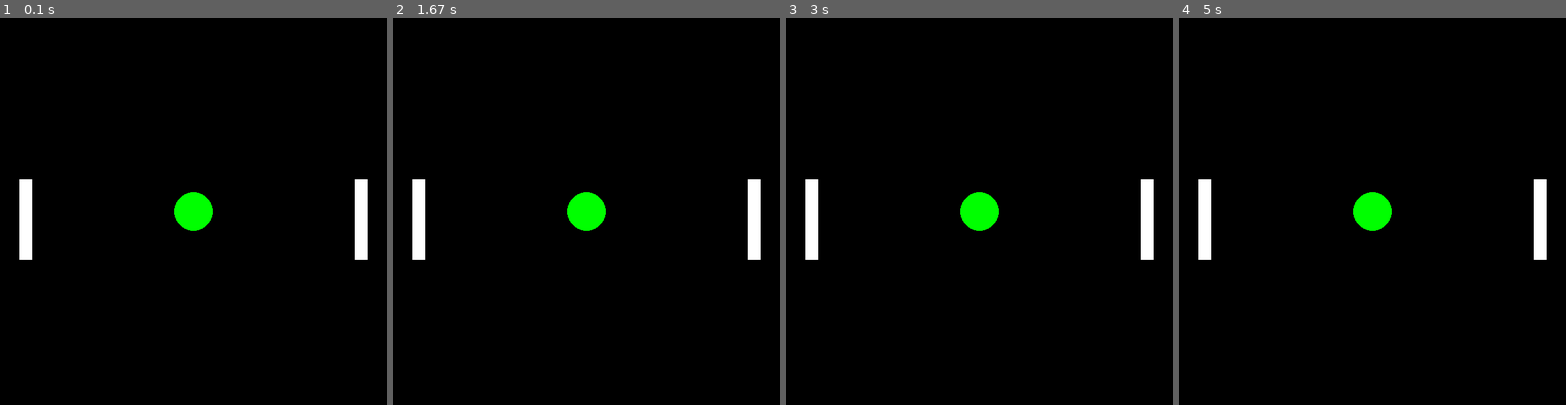
Above: before the commit, frames 1-4 (left to right).
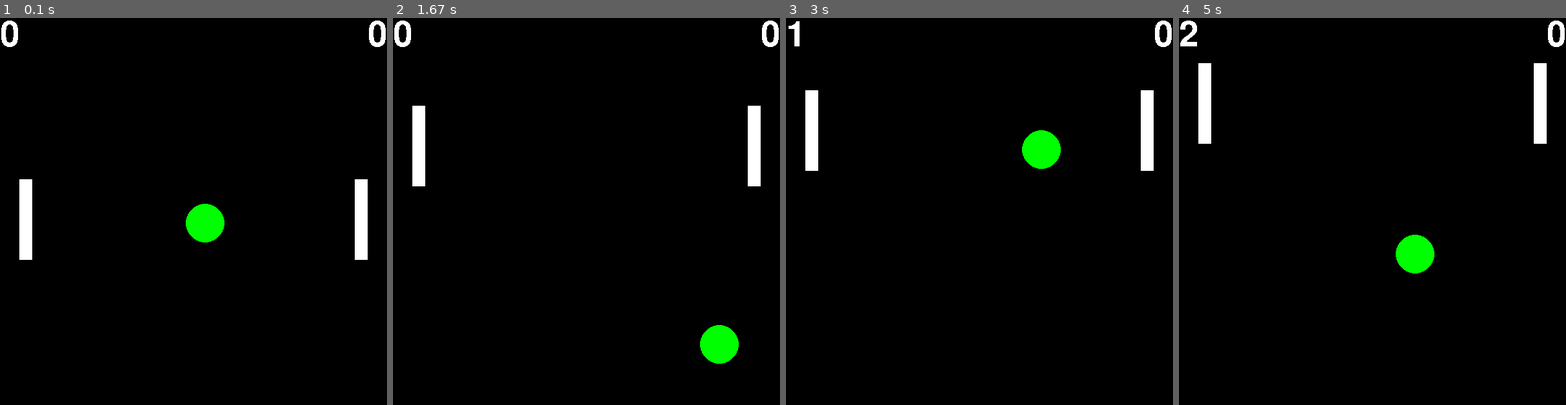
Above: after the commit, the same moments.

Repository: haydenpereira/youngwonks
Game: pygame game, started from OOPS/Pong_with_classes.py
The game is run twice, just before and just after one commit, with the same random seed, the same clock (stepped at 60 frames per second) and the same inputs.
Inputs:
- Up to frame 1 (0.1 s): no input
- Up to frame 2 (1.67 s): hold W 0.33-0.8 s; hold Up 0.33-0.8 s; hold Up 0.83-1.3 s; hold W 0.83-1.3 s; hold Down 1.33-1.63 s; hold S 1.33-1.63 s
- Up to frame 3 (3 s): hold Up 1.67-2.03 s; hold W 1.67-2.03 s; hold Down 2.07-2.43 s; hold S 2.07-2.43 s; hold Up 2.47-2.77 s; hold W 2.47-2.77 s; hold Down from 2.8 s (still down); hold S from 2.8 s (still down)
- Up to frame 4 (5 s): release Down at 3.1 s; release S at 3.1 s; hold Up 3.13-3.5 s; hold W 3.13-3.5 s; hold Down 3.53-3.9 s; hold S 3.53-3.9 s; hold Up 3.93-4.23 s; hold W 3.93-4.23 s; hold Down 4.27-4.57 s; hold S 4.27-4.57 s; hold Up 4.6-4.97 s; hold W 4.6-4.97 s

The runs differ from the first frame. In frame 1, 1.2% of the frame differs, in the area x 0-100%, y 0-58%; in frame 2, 4.4%; in frame 3, 4.6%; in frame 4, 4.7%, in the area x 0-100%, y 0-66%.

Commit message:
gfdh
dkfldaskjf

Diff:
--- /dev/null
+++ b/OOPS/Balloon_game.py
@@ -0,0 +1,28 @@
+import random
+import pygame
+from pygame.locals import *
+pygame.init()
+screen = pygame.display.set_mode((600,600))
+red = (255,0,0)
+green = (0,255,0)
+blue = (0,0,255)
+white = (255,255,255)
+class Balloon:
+    radius = 30
+    def __init__(self,x,y):
+        self.x = x
+        self.y = y
+        self.letter = chr(random.randint(97,122))
+    def draw(self):
+        pygame.draw.circle(screen,blue,(self.x,self.y),self.radius)
+balloon_list = []
+for i in range(0,5,1):
+    Balloon(random.randint(0,600),600)
+
+while True:
+
+    for event in pygame.event.get():
+        if event.type == QUIT:
+            pygame.quit()
+            quit()
+    pygame.display.update()
--- a/OOPS/Pong_with_classes.py
+++ b/OOPS/Pong_with_classes.py
@@ -1,3 +1,4 @@
+import time
 import pygame
 from pygame.locals import *
 pygame.init()
@@ -6,6 +7,12 @@
 green = (0,255,0)
 blue = (0,0,255)
 white = (255,255,255)
+move1 = None
+move2 = None
+def text(msg,x,y,color,size):
+    font_object = pygame.font.SysFont('Lobster',size)
+    message_object = font_object.render(msg,False,color)
+    screen.blit(message_object,(x,y))
 class Ball:
     radius = 30
     def __init__(self):
@@ -16,7 +23,11 @@
         self.color = green
     def draw(self):
         pygame.draw.circle(screen,self.color,(self.x,self.y),Ball.radius)
-    #def move(self):
+    def move(self):
+        self.x += self.speedx
+        self.y += self.speedy
+        if self.y >= 570 or self.y <= 30:
+            self.speedy = -self.speedy
 class Paddle:
     def __init__(self,x,y):
         self.x = x
@@ -25,17 +36,61 @@
         self.width = 20
         self.length = 125
         self.color = white
+        self.score = 0
     def draw(self):
         pygame.draw.rect(screen,self.color,(self.x,self.y,self.width,self.length))
 ball = Ball()
 paddle1 = Paddle(30,250)
 paddle2 = Paddle(550,250)
+ball.speedx = ball.speedy = 2
 while True:
     screen.fill((0,0,0))
     ball.draw()
     paddle1.draw()
     paddle2.draw()
+    text(str(paddle1.score),0,0,white,80)
+    text(str(paddle2.score),570,0,white,80)
+    if ball.x >= 570:
+        paddle1.score += 1
+        ball.x = 300
+        ball.y = 300
+
+    elif ball.x <= 30:
+        paddle2.score += 1
+        ball.x = 300
+        ball.y = 300
+
+    if move1 == 'up':
+        paddle1.y -= paddle1.speedy
+    elif move1 == 'down':
+        paddle1.y += paddle1.speedy
+    if paddle1.y >= 475:
+        paddle1.y = 474
+    elif paddle1.y <= 0:
+        paddle1.y = 1
+    if move2 == 'up':
+        paddle2.y -= paddle2.speedy
+    elif move2 == 'down':
+        paddle2.y += paddle2.speedy
+    if paddle2.y >= 475:
+        paddle2.y = 474
+    elif paddle2.y <= 0:
+        paddle2.y = 1
+    ball.move()
+    if (ball.x - 30 in range(paddle1.x,paddle1.x + 20) and ball.y in range(paddle1.y,paddle1.y + 125)) or (ball.x + 30 in range(paddle2.x,paddle2.x + 20) and ball.y in range(paddle2.y,paddle2.y + 125)):
+        ball.speedx = -ball.speedx
     for event in pygame.event.get():
+        if event.type == KEYDOWN:
+            if event.key == K_w:
+                move1 = 'up'
+            elif event.key == K_s:
+                move1 = 'down'
+            if event.key == K_UP:
+                move2 = 'up'
+            elif event.key == K_DOWN:
+                move2 = 'down'
+        if event.type == KEYUP:
+            move1 = move2 = None
         if event.type == QUIT:
             pygame.quit()
             quit()
